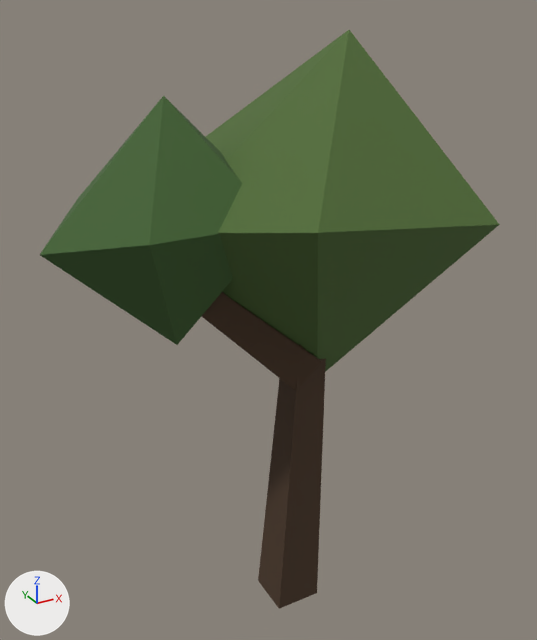
Two versions of the glTF model assets/models/nature/sapling.glb, one commit apart.
Rendered twice from a 50 mm lens placed at (-13.6, -23.0, 24.2), pointed at (-0.3, 1.3, 12.1). The lights are fixed; the arrows at lower left show +X, +Y and +Z. The picture after the commit comes second. Where no turn or scale is listed for an object, it has been applied to the vertices. Vertices at exactly the same position are counted once.

Before the edit, the objects in view are built like this:
```python
me_branch = bpy.data.meshes.new('branch')
me_branch.from_pydata(...)  # 8 vertices, 12 faces; spans x -0.8..0.8, y -0.8..0.8, z 0.0..7.53
me_branch.materials.append(mat_trunk)  # brown #473321
me_crown = bpy.data.meshes.new('crown')
me_crown.from_pydata(...)  # 8 vertices, 12 faces; spans x -4.9..7.57, y -5.19..7.02, z 9.0..23.0
me_crown.materials.append(mat_foliage_c)  # dark green #4f6b33
me_crown_001 = bpy.data.meshes.new('crown.001')
me_crown_001.from_pydata(...)  # 8 vertices, 12 faces; spans x -8.82..0.41, y -1.91..6.11, z 11.5..21.0
me_crown_001.materials.append(mat_foliage_b)  # dark green #40612e
me_cube = bpy.data.meshes.new('Cube')
me_cube.from_pydata(...)  # 8 vertices, 12 faces; spans x -0.5..0.875, y -0.5..0.575, z -0.5..0.5
me_cube.materials.append(mat_trunk)  # brown #473321
ob_branch = bpy.data.objects.new('branch', me_branch)
ob_branch.parent = ob_sapling
ob_branch.location = (0.9, 0.4, 10.0)
ob_branch.rotation_euler = (0.845, 0.0, -1.859)  # degrees (48, 0, -107)
ob_crown = bpy.data.objects.new('crown', me_crown)
ob_crown.location = (0.0, 0.0, 0.0)
ob_crown_001 = bpy.data.objects.new('crown.001', me_crown_001)
ob_crown_001.location = (0.0, 0.0, 0.0)
ob_cube = bpy.data.objects.new('Cube', me_cube)
ob_cube.parent = ob_sapling
ob_cube.location = (0.0, 0.0, 6.5)
ob_cube.scale = (2.0, 2.0, 15.0)
```
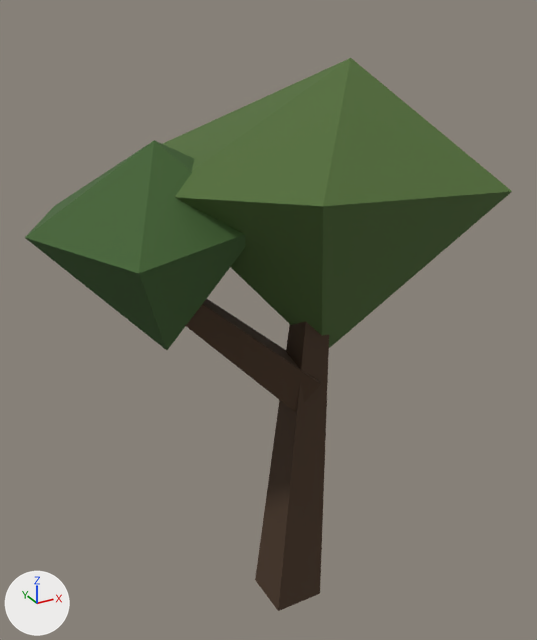
Boxes [x1, y1, x2, y2] around the edits, measured in the pictures (537 x 640 px):
'crown', reshaped
    before: [206, 30, 500, 372]
    after: [163, 58, 512, 348]
'crown.001', reshaped (9% wider, 16% shorter)
    before: [40, 96, 242, 345]
    after: [25, 140, 246, 350]
'Cube', rescaled
    before: [258, 345, 326, 609]
    after: [255, 321, 329, 611]
'branch', moved
    before: [202, 291, 322, 391]
    after: [185, 299, 321, 412]

What the commit changed:
me_crown is used by ob_crown; location (0.0, 0.0, 0.0).
me_crown had 8 vertices, 12 faces and spanned x -4.9..7.57, y -5.19..7.02, z 9.0..23.0.
me_crown now has 8 vertices, 12 faces and spans x -4.89..7.94, y -5.27..7.32, z 10.03..22.0.
Part 1, on me_crown:
Vertex 0 of me_crown moves from (7.57, 0.8, 17.73) to (7.94, 0.9, 18.55).
Vertex 1 of me_crown moves from (4.66, 5.64, 17.31) to (4.95, 5.9, 18.3).
Vertex 2 of me_crown moves from (-2.33, 7.02, 17.33) to (-2.24, 7.32, 18.31).
Vertex 3 of me_crown moves from (-4.9, 0.8, 16.55) to (-4.89, 0.9, 17.83).
Vertex 4 of me_crown moves from (-2.18, -5.19, 17.76) at pixel (318, 232) to (-2.09, -5.27, 18.57) at pixel (323, 206).
Vertex 5 of me_crown moves from (5.3, -5.07, 16.92) at pixel (499, 224) to (5.61, -5.15, 18.06) at pixel (512, 191).
Vertex 6 of me_crown moves from (3.1, 1.3, 23.0) at pixel (349, 29) to (3.3, 1.4, 22.0) at pixel (350, 57).
Vertex 7 of me_crown moves from (1.9, 0.9, 9.0) to (2.17, 1.02, 10.03).
me_crown_001 is used by ob_crown_001; location (0.0, 0.0, 0.0).
me_crown_001 had 8 vertices, 12 faces and spanned x -8.82..0.41, y -1.91..6.11, z 11.5..21.0.
me_crown_001 now has 8 vertices, 12 faces and spans x -9.25..0.51, y -2.01..6.08, z 11.31..19.5.
Part 2, on me_crown_001:
Vertex 0 of me_crown_001 moves from (0.41, 2.0, 16.52) to (-2.31, 5.86, 16.56).
Vertex 1 of me_crown_001 moves from (-1.52, 6.11, 16.55) to (-7.22, 6.08, 16.58) at pixel (54, 205).
Vertex 2 of me_crown_001 moves from (-6.33, 5.86, 16.83) at pixel (77, 198) to (-9.25, 1.86, 16.75) at pixel (24, 237).
Vertex 3 of me_crown_001 moves from (-8.82, 2.0, 16.03) at pixel (39, 254) to (-6.68, -2.01, 16.26) at pixel (138, 273).
Vertex 4 of me_crown_001 moves from (-6.08, -1.44, 16.93) at pixel (149, 245) to (-2.04, -1.23, 16.81).
Vertex 5 of me_crown_001 moves from (-1.64, -1.91, 17.11) to (0.51, 2.34, 16.92).
Vertex 6 of me_crown_001 moves from (-4.0, 2.0, 21.0) at pixel (163, 95) to (-4.4, 2.1, 19.5) at pixel (154, 140).
Vertex 7 of me_crown_001 moves from (-4.0, 2.0, 11.5) at pixel (177, 345) to (-4.4, 2.1, 11.31) at pixel (167, 350).
Object 'branch' (ob_branch) moves from (0.9, 0.4, 10.0) to (0.9, 0.4, 9.0).
Object 'Cube' (ob_cube) is rescaled from (2.0, 2.0, 15.0) to (2.2, 2.2, 15.0).
